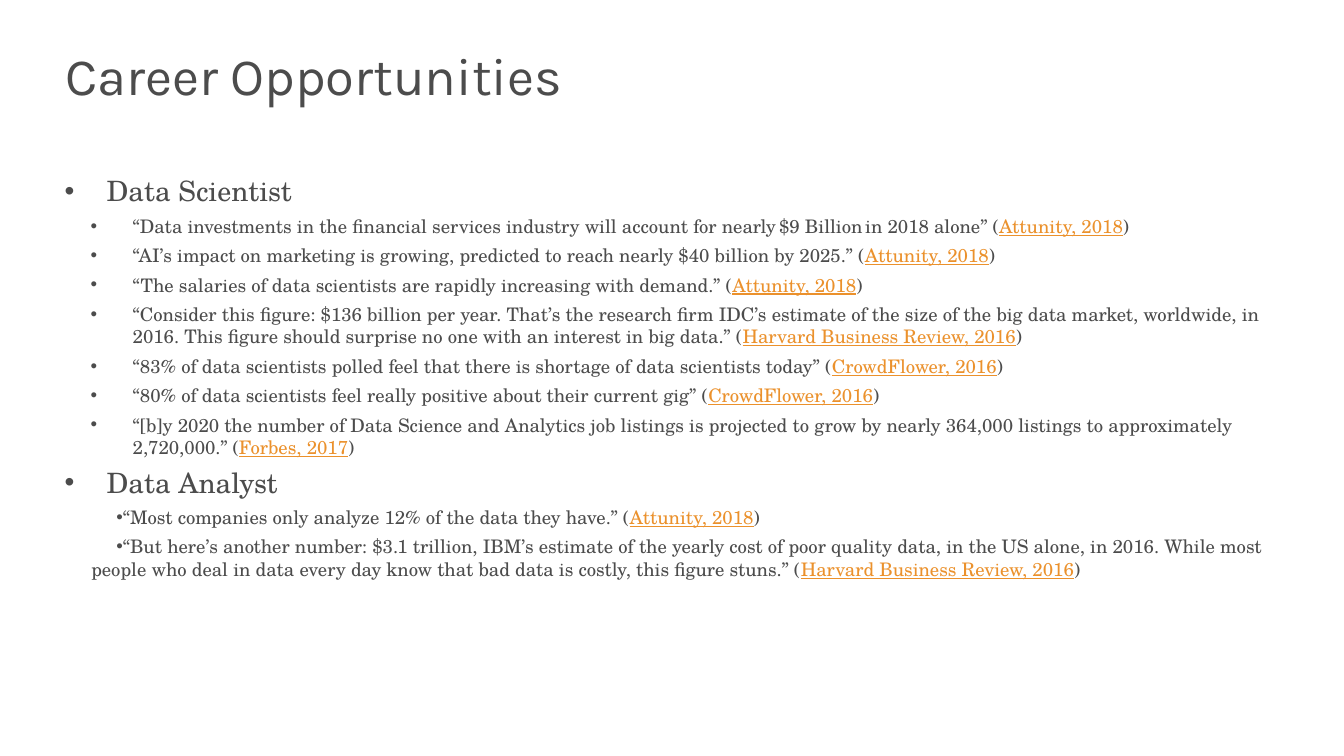
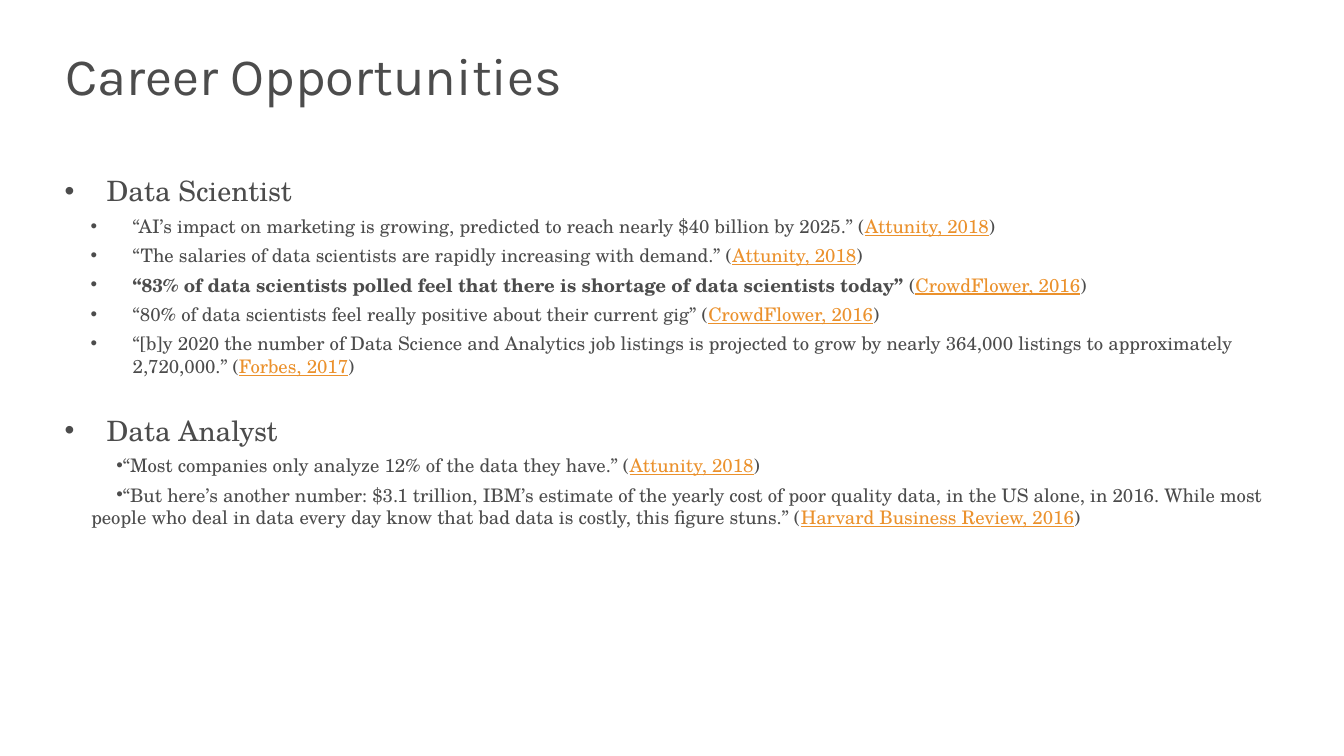
Before and after one commit to spencer-shadley/completed-class, a slide deck: slide 34 of 12-mysql/3-saturday-big-data-mysql/big-data/lecture.pptx (slide 30 before the commit). Drawn at 1344x756 pixels with LibreOffice and Linux fonts; fonts in the diff are those of the drawing; background and template pictures are left out. Boxes give left, top, right and bottom in pixels: in the first picture for what was removed or moved away, otherwise in the second. Text is boxed around its words. In the diff, an @@ line names an element or a change of style, - is before the commit and + after.

```diff
--- a/12-mysql/3-saturday-big-data-mysql/big-data/lecture.pptx
+++ b/12-mysql/3-saturday-big-data-mysql/big-data/lecture.pptx
@@ text at [133,218,1129,237]: paragraph removed @@
-  • “Data investments in the financial services industry will account for nearly $9 Billion in 2018 alone” (Attunity, 2018)
@@ text at [133,278,1087,296]: bold on in "“83% of data scientists polled feel that ..." @@
@@ text at [133,306,1259,347]: paragraph removed @@
-  • “Consider this figure: $136 billion per year. That’s the research firm IDC’s estimate of the size of the big data market, worldwide, in 2016. This figure should surprise no one with an interest in big data.” (Harvard Business Review, 2016)
```
Also in this commit, not shown: 30 other slides changed, 10 slides added, 6 slides removed.
